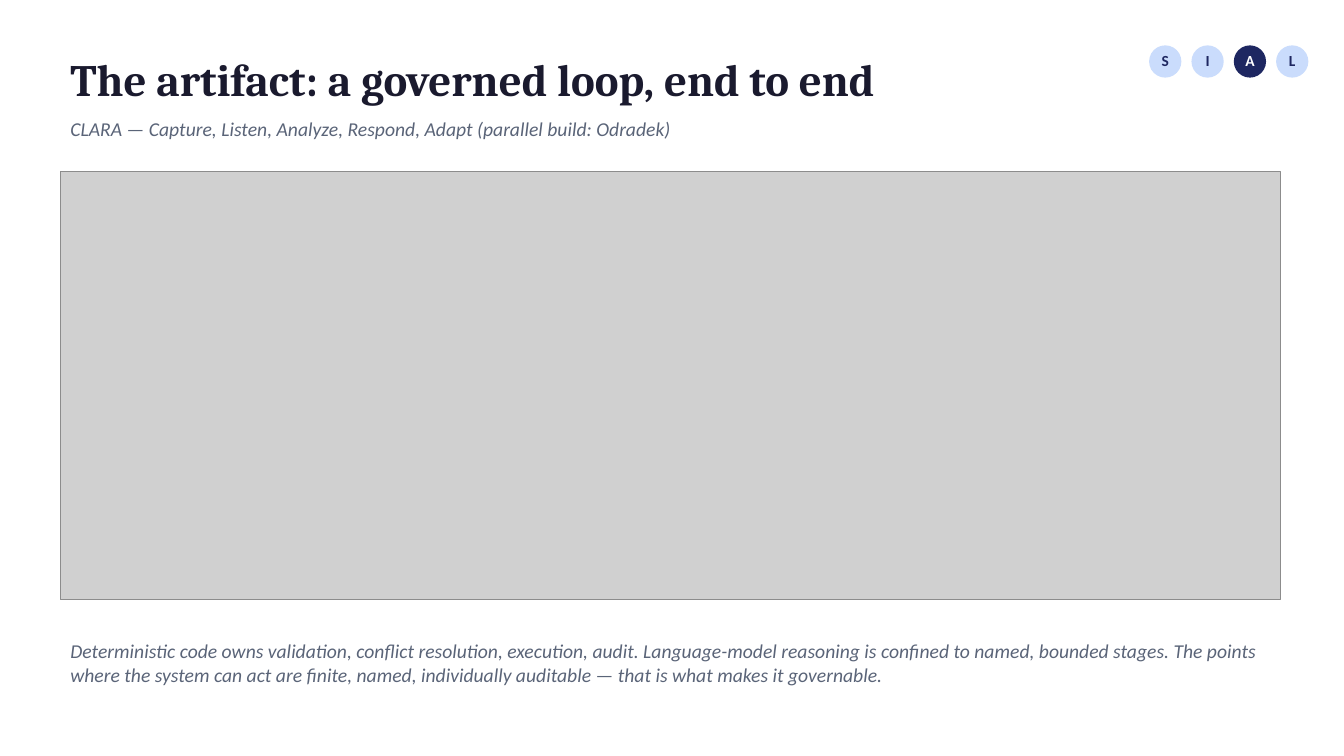
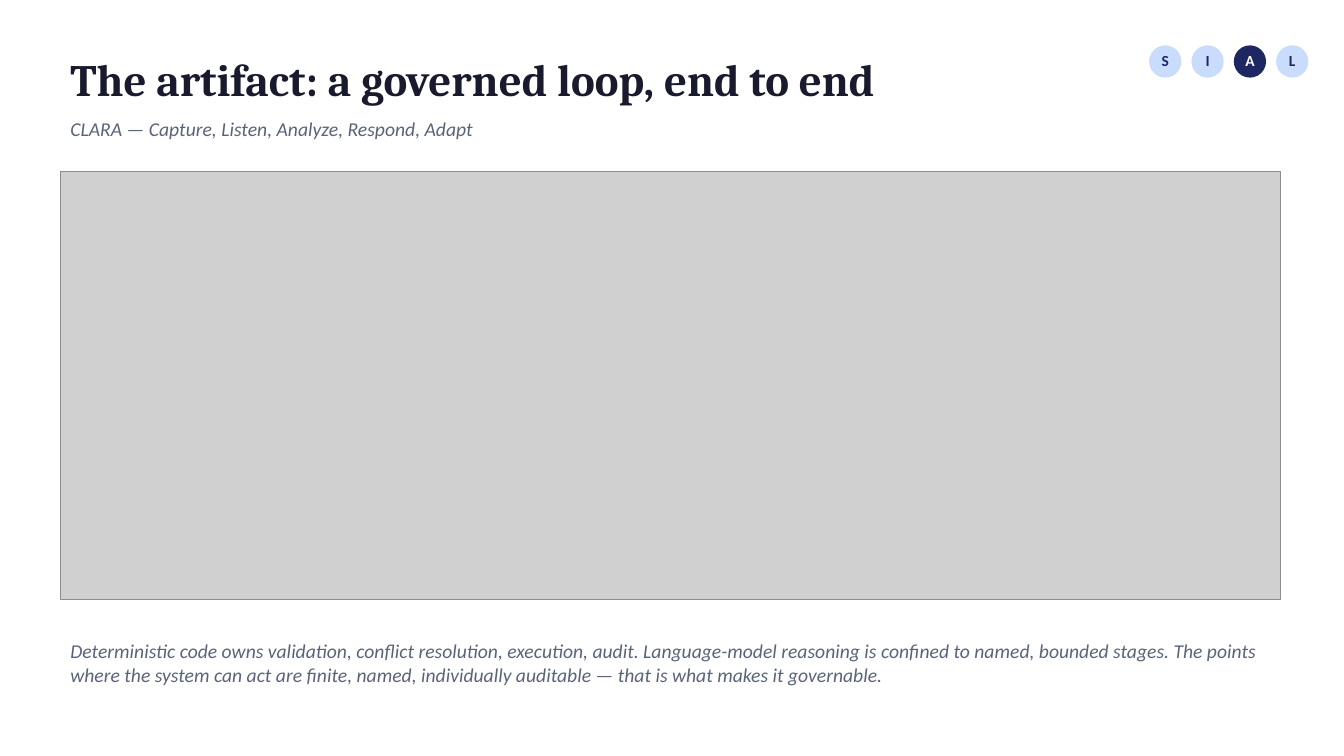
Before and after one commit to fogu13/CLARA, a slide deck: slide 4 of thesis/defense/defense_deck.pptx. Drawn at 1344x756 pixels with LibreOffice and Linux fonts; fonts in the diff are those of the drawing; grey boxes stand for pictures. Boxes give left, top, right and bottom in pixels: in the first picture for what was removed or moved away, otherwise in the second. Text is boxed around its words. In the diff, an @@ line names an element or a change of style, - is before the commit and + after.

```diff
--- a/thesis/defense/defense_deck.pptx
+++ b/thesis/defense/defense_deck.pptx
@@ text at box(70, 122, 473, 139): text changed @@
-CLARA — Capture, Listen, Analyze, Respond, Adapt (parallel build: Odradek)
+CLARA — Capture, Listen, Analyze, Respond, Adapt
```
Also in this commit, not shown: 5 other slides changed, 5 other files.
